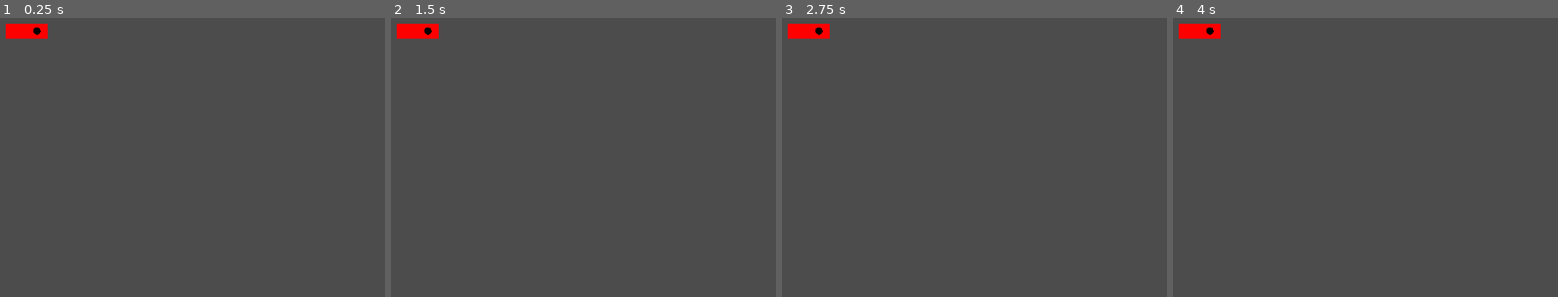
Above: before the commit, frames 1-4 (left to right).
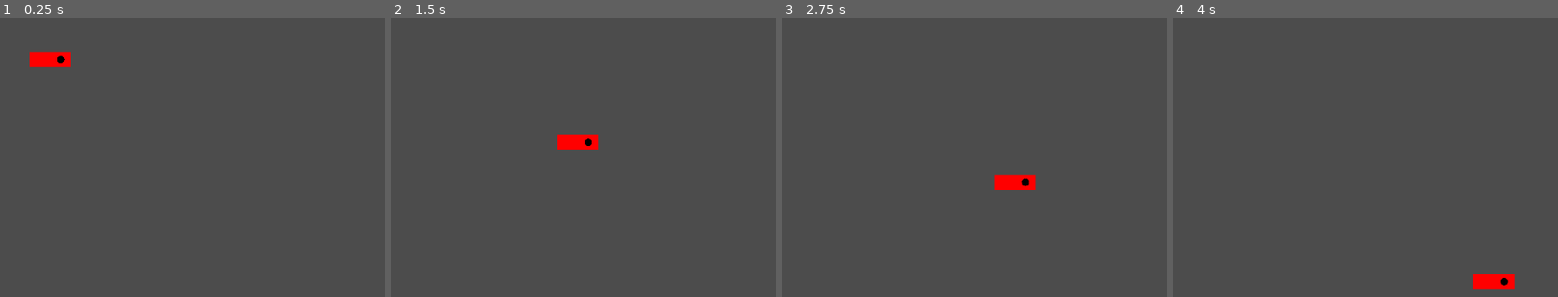
Above: after the commit, the same moments.

Repository: the-g-force/FamJam-June2020
Game: Godot game, scene res://src/Aquarium.tscn
The game is run twice, just before and just after one commit, with the same random seed, the same clock (stepped at 60 frames per second) and the same inputs.
Inputs (mouse positions are in pixels of both pictures, inside the frame that each line leads up to):
- Up to frame 1 (0.25 s): no input
- Up to frame 2 (1.5 s): move the mouse to (outside the picture) at 0.52 s; click (outside the picture) at 0.6 s; move the mouse to (541, 224) at 1.27 s; click (541, 224) at 1.35 s
- Up to frame 3 (2.75 s): move the mouse to (1163, 104) at 2.02 s; click (1163, 104) at 2.1 s
- Up to frame 4 (4 s): move the mouse to (1438, 291) at 2.77 s; click (1438, 291) at 2.85 s; move the mouse to (outside the picture) at 3.52 s; click (outside the picture) at 3.6 s

The runs differ from the first frame. In frame 1, 1.2% of the frame differs, in the area x 1-19%, y 2-18%; in frame 2, 1.2%; in frame 3, 1.2%; in frame 4, 1.2%.

Commit message:
Add fish movement without clicking

Diff:
--- a/project/project.godot
+++ b/project/project.godot
@@ -19,6 +19,14 @@
 run/main_scene="res://src/Aquarium.tscn"
 config/icon="res://icon.png"
 
+[input]
+
+clicked={
+"deadzone": 0.5,
+"events": [ Object(InputEventMouseButton,"resource_local_to_scene":false,"resource_name":"","device":0,"alt":false,"shift":false,"control":false,"meta":false,"command":false,"button_mask":0,"position":Vector2( 0, 0 ),"global_position":Vector2( 0, 0 ),"factor":1.0,"button_index":1,"pressed":false,"doubleclick":false,"script":null)
+ ]
+}
+
 [rendering]
 
 quality/driver/driver_name="GLES2"
--- /dev/null
+++ b/project/src/Aquarium.gd
@@ -0,0 +1,10 @@
+extends Node2D
+
+var pointclicked : Vector2 = Vector2(0,0)
+
+onready var fish := $Fish
+
+func _process(_delta):
+	if Input.is_action_just_pressed("clicked"):
+		pointclicked = get_global_mouse_position()
+		fish.destination = pointclicked
--- a/project/src/Aquarium.tscn
+++ b/project/src/Aquarium.tscn
@@ -1,8 +1,10 @@
-[gd_scene load_steps=2 format=2]
+[gd_scene load_steps=3 format=2]
 
 [ext_resource path="res://src/Fish.tscn" type="PackedScene" id=1]
+[ext_resource path="res://src/Aquarium.gd" type="Script" id=2]
 
 [node name="Aquarium" type="Node2D"]
+script = ExtResource( 2 )
 
 [node name="Fish" parent="." instance=ExtResource( 1 )]
 position = Vector2( 141.693, 68.59 )
--- a/project/src/Fish.gd
+++ b/project/src/Fish.gd
@@ -1,7 +1,20 @@
-extends Node2D
+extends KinematicBody2D
+
+export var speed : float = 200.0
+
+var destination : Vector2 = Vector2(500,500)
+var should_move : bool = true
 
 func _draw():
 	var extents : Vector2 = $CollisionShape2D.shape.extents
 	var r : Rect2 = Rect2(-extents.x, -extents.y, extents.x*2, extents.y*2)
 	draw_rect(r, Color.red)
 	draw_circle(Vector2(extents.x/2, 0), 5, Color.black)
+
+func _process(delta):
+	if should_move:
+		var trajectory : Vector2 = destination - get_global_transform().origin
+		var _velocity : Vector2 = trajectory.normalized() * delta * speed
+		var _error = move_and_collide(_velocity)
+		if (destination - get_global_transform().origin).length_squared() < 0.1:
+			should_move = false
